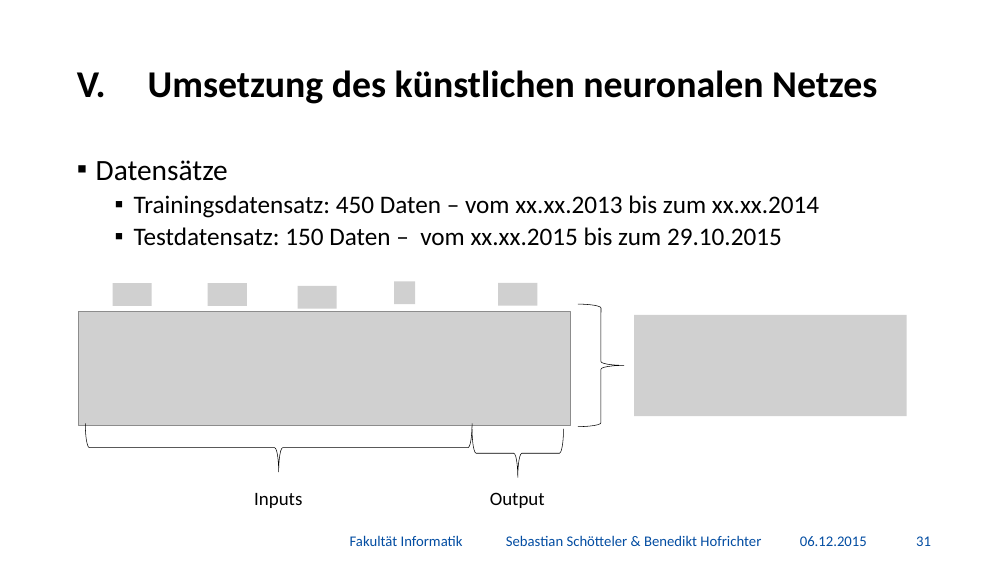
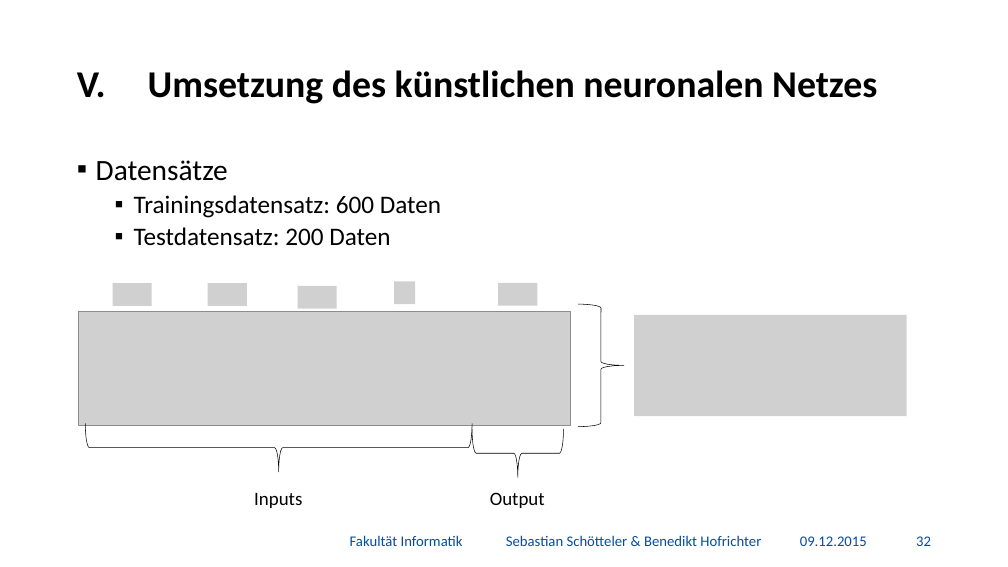
Before and after one commit to BenediktGitGit/soco15, a slide deck: slide 33 of 3b) Vortrag/Präsentation.pptx (slide 32 before the commit). Drawn at 1008x567 pixels with LibreOffice and Linux fonts; fonts in the diff are those of the drawing; grey boxes stand for pictures; background and template pictures are left out. Boxes give left, top, right and bottom in pixels: in the first picture for what was removed or moved away, otherwise in the second. Text is boxed around its words. In the diff, an @@ line names an element or a change of style, - is before the commit and + after.

```diff
--- a/3b) Vortrag/Präsentation.pptx
+++ b/3b) Vortrag/Präsentation.pptx
@@ text at bbox=[134, 195, 441, 246]: text changed @@
-  ▪ Trainingsdatensatz: 450 Daten – vom xx.xx.2013 bis zum xx.xx.2014
-  ▪ Testdatensatz: 150 Daten – vom xx.xx.2015 bis zum 29.10.2015
+  ▪ Trainingsdatensatz: 600 Daten
+  ▪ Testdatensatz: 200 Daten
@@ text at bbox=[800, 536, 867, 546]: text changed @@
-06.12.2015
+09.12.2015
@@ page number at bbox=[916, 536, 931, 546]: text changed @@
-31
+32
```
Also in this commit, not shown: 45 other slides changed, 4 slides added, 1 other file.
